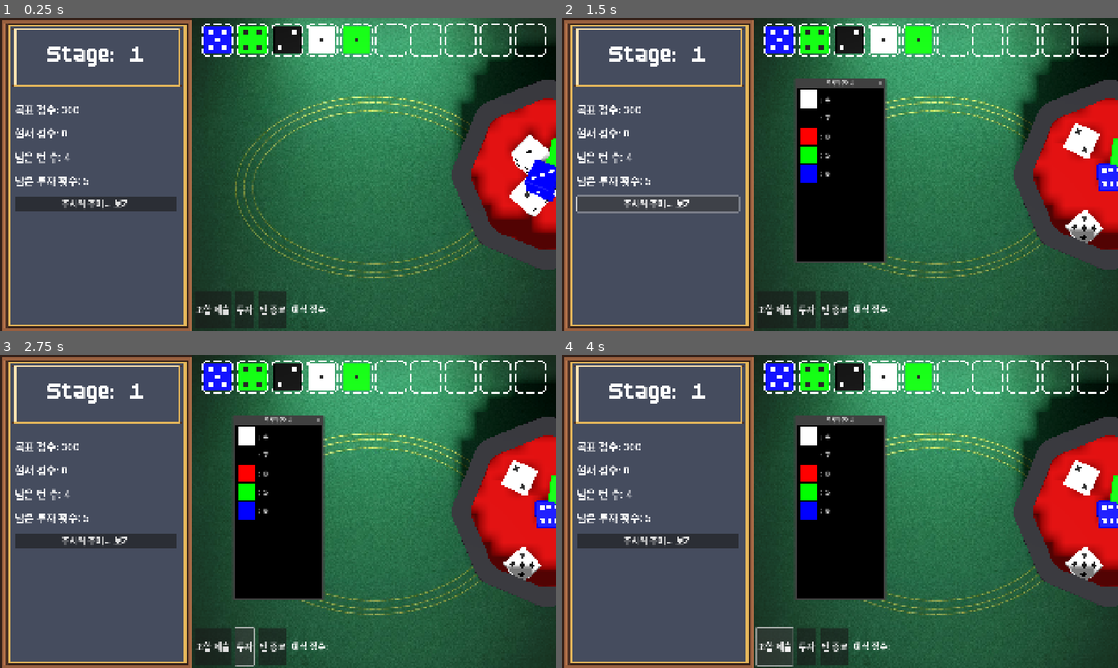
Above: before the commit, frames 1-4 (two rows, left to right).
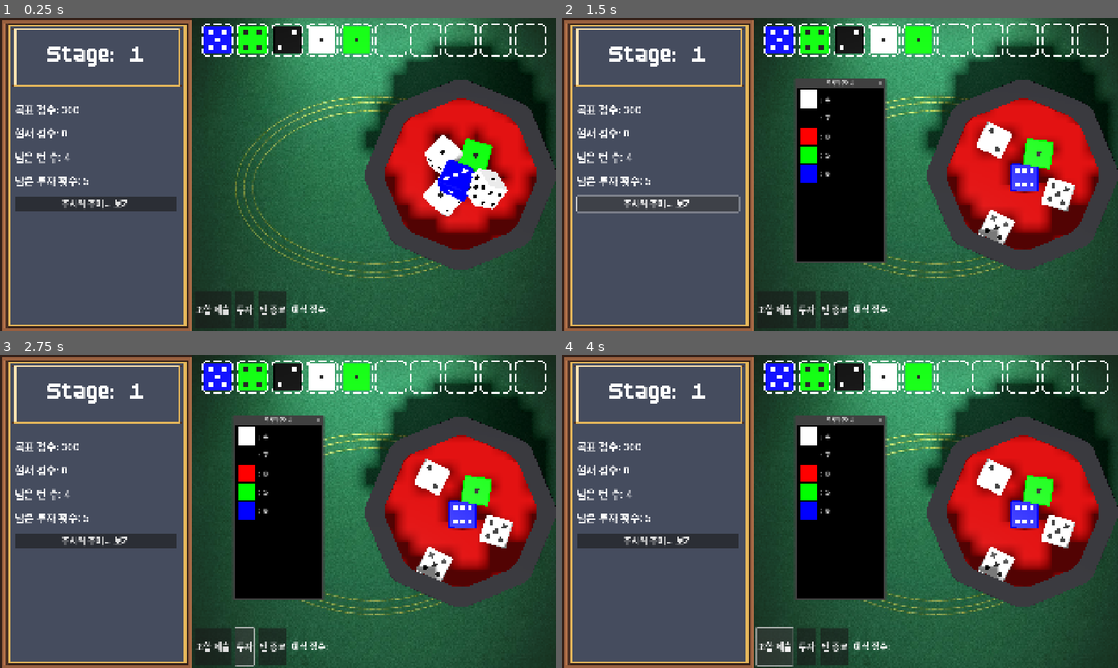
Above: after the commit, the same moments.

Repository: SangHyung-Jung/ColorDiceRollGame
Game: Godot game, scene res://main_screen.tscn
The game is run twice, just before and just after one commit, with the same random seed, the same clock (stepped at 60 frames per second) and the same inputs.
Inputs:
- Up to frame 1 (0.25 s): no input
- Up to frame 2 (1.5 s): click "조합 제출" at 0.5 s; click "주사위 주머니 보기" at 1.25 s
- Up to frame 3 (2.75 s): click "투자" at 2 s
- Up to frame 4 (4 s): click "주사위 주머니 보기" at 2.75 s; click "조합 제출" at 3.5 s

The runs differ from the first frame. In frame 1, 19% of the frame differs, in the area x 64-100%, y 7-81%; in frame 2, 19%; in frame 3, 19%; in frame 4, 19%.

Commit message:
make invest dices clickable

Diff:
--- a/main_screen.gd
+++ b/main_screen.gd
@@ -63,6 +63,7 @@
 	_on_rolling_area_resized()
 
 func _update_socket_positions() -> void:
+	socket_container.mouse_filter = Control.MOUSE_FILTER_IGNORE
 	# 1. 2D 소켓 UI가 생성되었는지 확인
 	if socket_container.get_child_count() == 0:
 		# 소켓 UI가 없다면 생성 (기존 로직 유지)
@@ -72,6 +73,7 @@
 			socket_ui.custom_minimum_size = Vector2(110, 110)
 			socket_ui.expand_mode = TextureRect.EXPAND_IGNORE_SIZE
 			socket_ui.stretch_mode = TextureRect.STRETCH_KEEP_ASPECT_CENTERED
+			socket_ui.mouse_filter = Control.MOUSE_FILTER_IGNORE
 			socket_container.add_child(socket_ui)
 		await get_tree().process_frame
 
@@ -277,10 +279,18 @@
 
 	var selected_3d_nodes = combo_select.get_selected_nodes()
 	all_selected_nodes.append_array(selected_3d_nodes)
-	var original_roll_results = game_manager.get_roll_results()
+	var current_roll_results = game_manager.get_roll_results()
+
 	for node in selected_3d_nodes:
-		roll_results_for_submission[node.name] = original_roll_results[node.name]
-
+		# 1. 현재 턴의 결과에서 찾기
+		if current_roll_results.has(node.name):
+			roll_results_for_submission[node.name] = current_roll_results[node.name]
+		# 2. 투자된 주사위라면 저장된 meta 데이터에서 찾기
+		elif node.has_meta("value"):
+			roll_results_for_submission[node.name] = node.get_meta("value")
+		else:
+			print("오류: 주사위 값을 찾을 수 없습니다 -> ", node.name)
+			return # 값을 모르면 계산 불가
 	if all_selected_nodes.is_empty():
 		print("조합을 제출하려면 먼저 주사위를 선택하세요.")
 		return
@@ -334,7 +344,11 @@
 	combo_select.exit()
 	Main.invests_left -= 1
 	_update_ui_from_gamestate()
+
+
 func _invest_dice(nodes: Array):
+	var current_results = game_manager.get_roll_results()
+
 	for dice_node in nodes:
 		var next_socket_index = invested_dice_nodes.size()
 		if next_socket_index >= socket_positions.size():
@@ -343,6 +357,8 @@
 
 		var target_pos = socket_positions[next_socket_index]
 
+		if current_results.has(dice_node.name):
+			dice_node.set_meta("value", current_results[dice_node.name])
 		dice_node.freeze = true
 		dice_node.linear_velocity = Vector3.ZERO
 		dice_node.angular_velocity = Vector3.ZERO
--- a/scripts/utils/constants.gd
+++ b/scripts/utils/constants.gd
@@ -42,7 +42,7 @@
 const FLOOR_COLOR := Color.DARK_SLATE_GRAY  # 바닥 색상
 
 # === 주사위 컵 설정 ===
-const CUP_POSITION := Vector3(10, 10, 0)  # 컵 배치 위치
+const CUP_POSITION := Vector3(5, 10, 0)  # 컵 배치 위치
 const CUP_SPAWN_HEIGHT := 2.0  # 주사위 생성 높이
 const CUP_SPAWN_RADIUS := 2.0  # 컵 내부 주사위 생성 반경
 
